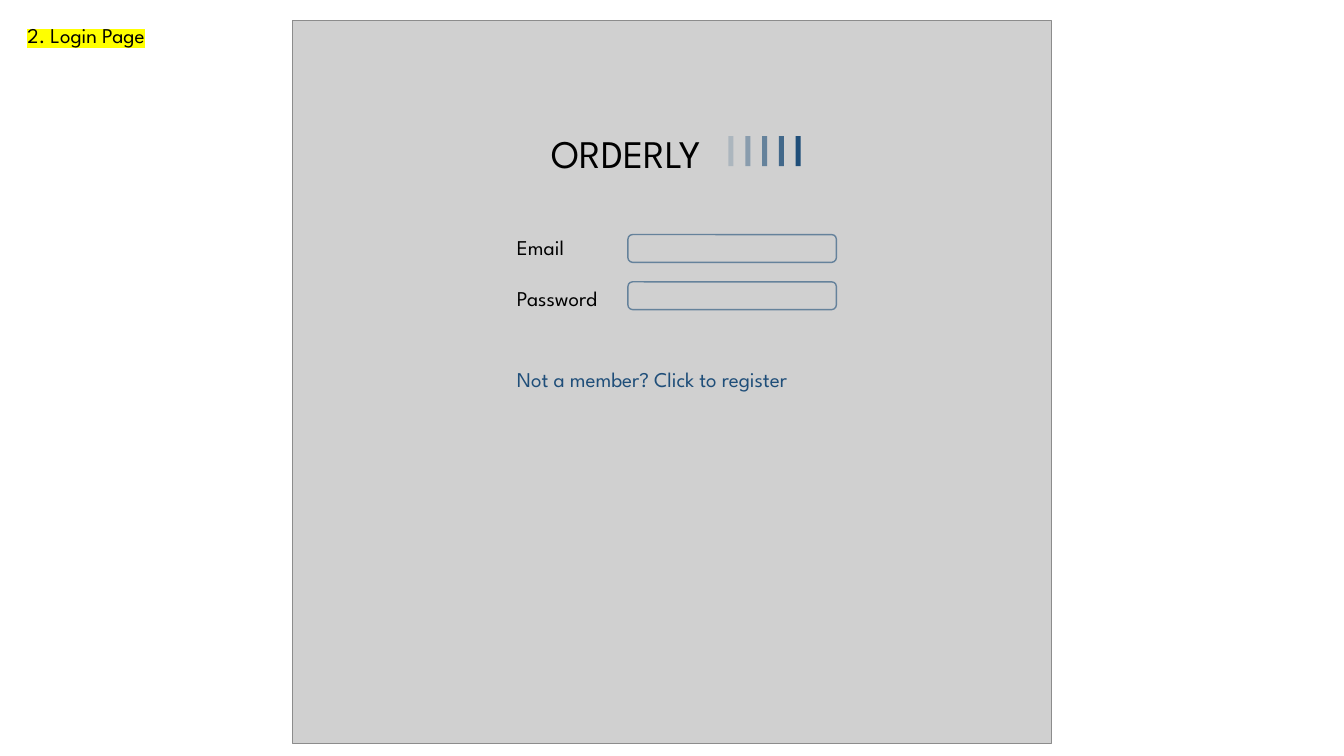
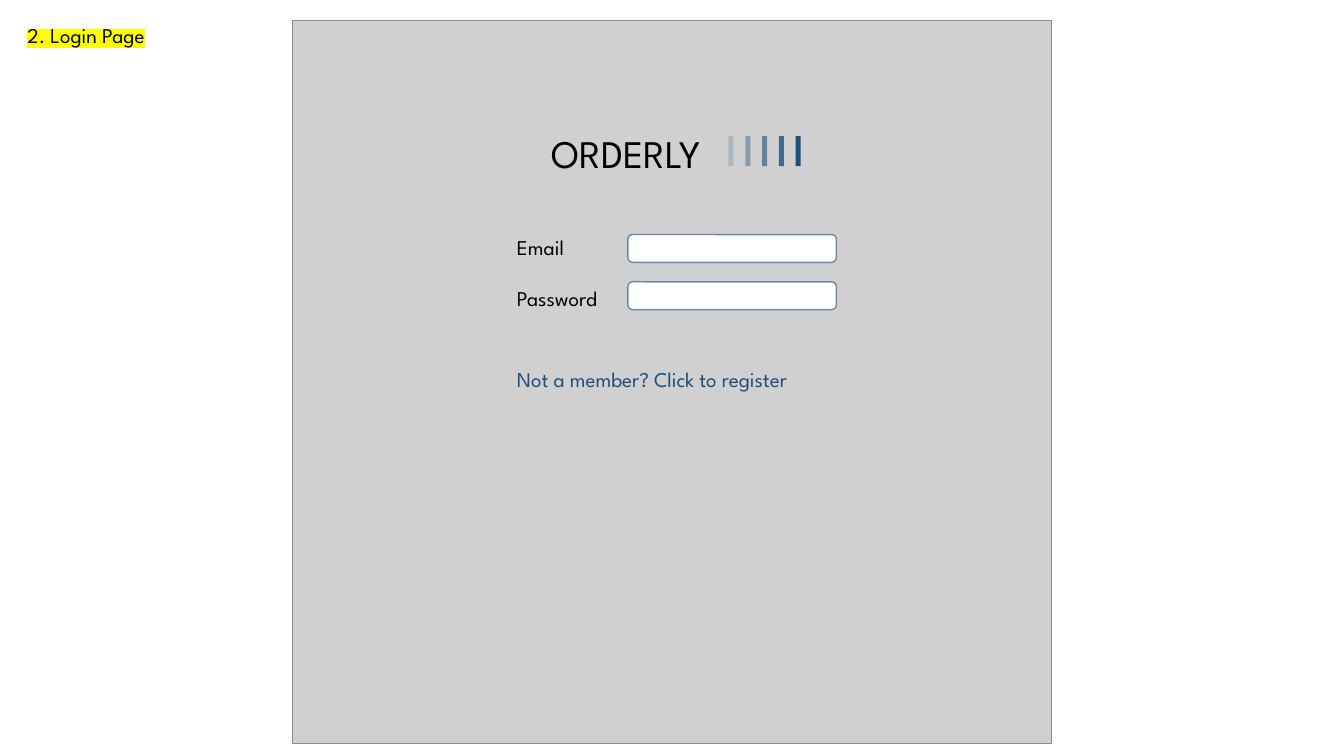
Before and after one commit to Dec2020PandA/Julia_Kennard_Solo_Project, a slide deck: slide 2 of Orderly.pptx. Drawn at 1344x756 pixels with LibreOffice and Linux fonts; fonts in the diff are those of the drawing; grey boxes stand for pictures. Boxes give left, top, right and bottom in pixels: in the first picture for what was removed or moved away, otherwise in the second. Text is boxed around its words. In the diff, an @@ line names an element or a change of style, - is before the commit and + after.

```diff
--- a/Orderly.pptx
+++ b/Orderly.pptx
@@ rounded rectangle at bbox=[628, 235, 837, 263]: fill none to #FFFFFF @@
@@ rounded rectangle at bbox=[628, 282, 837, 311]: fill none to #FFFFFF @@
```
Also in this commit, not shown: 2 other slides changed, 4 slides added, 2 other files.
